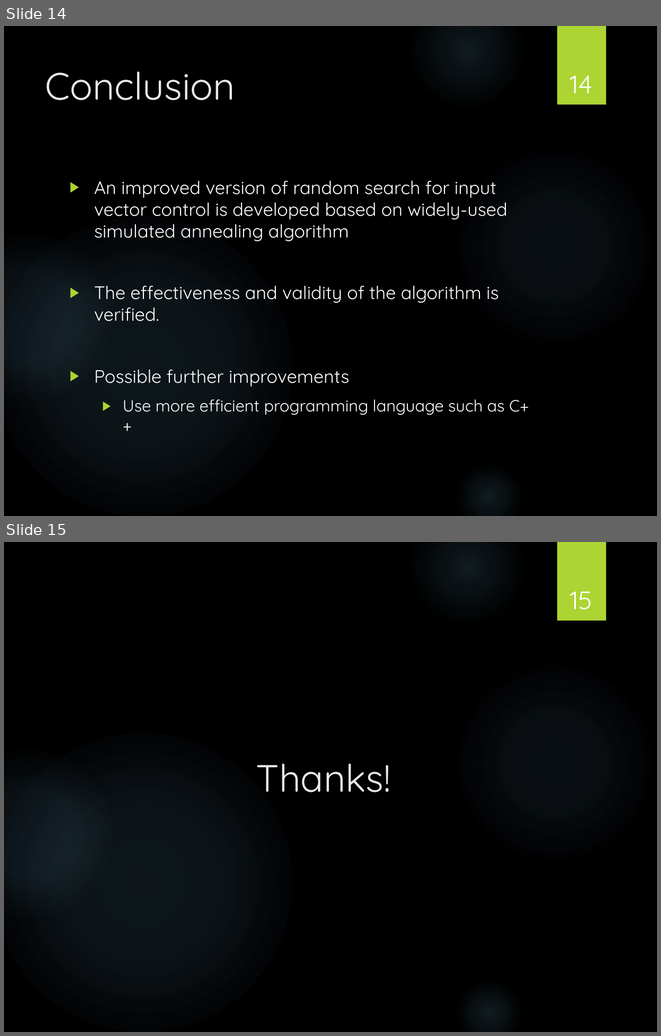
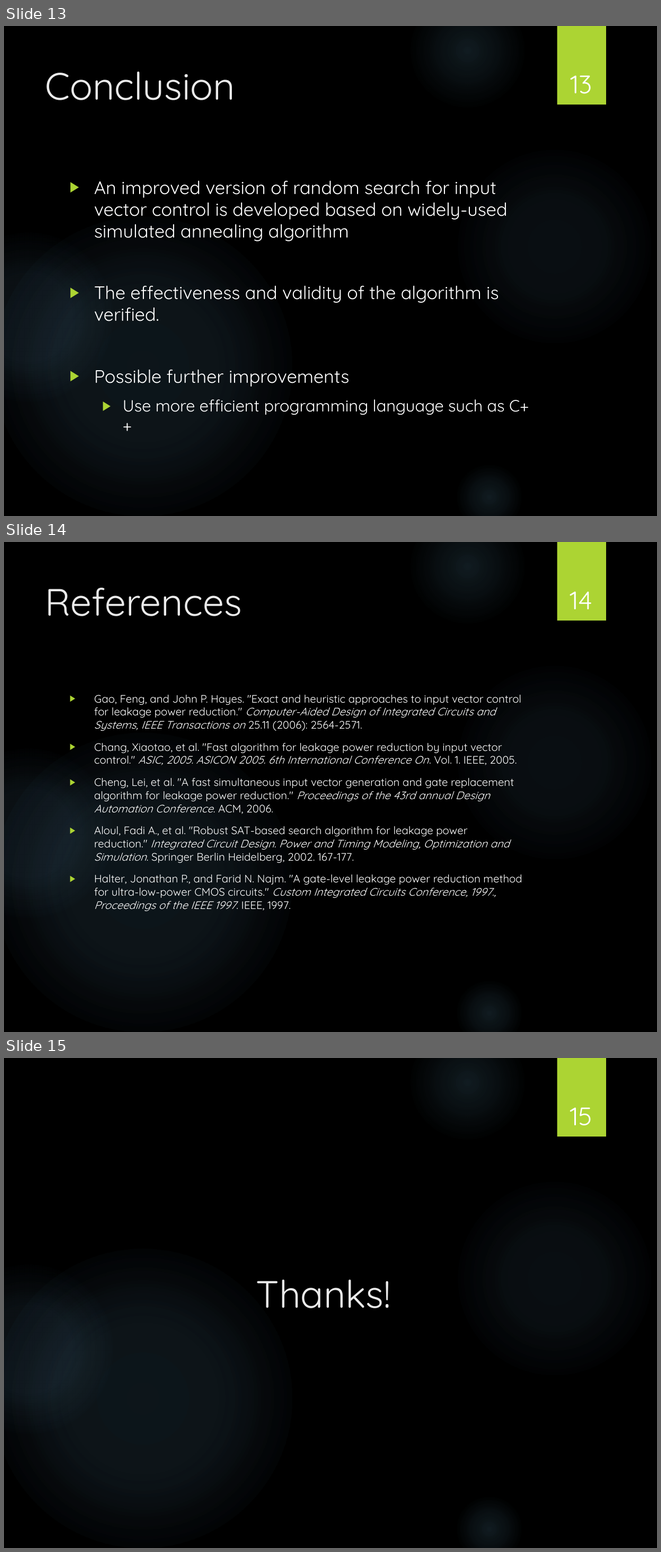
Before and after one commit to caoyuan96421/cmoslm, a slide deck: 6.374_FinalPrj.pptx. Shown one above the other, each under a label of ours: slides 14 and 15 before the commit, slides 13, 14 and 15 after it. The pictures are 661x1036 and 661x1552 pixels, drawn with LibreOffice and Linux fonts; fonts in the diff are those of the drawing; background and template pictures are left out. Boxes give left, top, right and bottom in pixels: in the first picture for what was removed or moved away, otherwise in the second. Text is boxed around its words. In the diff, an @@ line names an element or a change of style, - is before the commit and + after.

```diff
--- a/6.374_FinalPrj.pptx
+++ b/6.374_FinalPrj.pptx
@@ slide 14 added at bbox=[4, 542, 657, 1032], background picture (left out); not listed: 6 template elements that a slide beside it also shows @@
@@ title added at bbox=[45, 588, 242, 616], 42 pt, text #EBEBEB @@
+References
@@ page number added at bbox=[570, 591, 592, 609], 28 pt, text #FFFFFF @@
+14
@@ text added at bbox=[94, 695, 522, 911], 12 pt, text #FFFFFF @@
+▶ Gao, Feng, and John P. Hayes. "Exact and heuristic approaches to input vector control for leakage power reduction." Computer-Aided Design of Integrated Circuits and Systems, IEEE Transactions on 25.11 (2006): 2564-2571.
+▶ Chang, Xiaotao, et al. "Fast algorithm for leakage power reduction by input vector control." ASIC, 2005. ASICON 2005. 6th International Conference On. Vol. 1. IEEE, 2005.
+▶ Cheng, Lei, et al. "A fast simultaneous input vector generation and gate replacement algorithm for leakage power reduction." Proceedings of the 43rd annual Design Automation Conference. ACM, 2006.
+▶ Aloul, Fadi A., et al. "Robust SAT-based search algorithm for leakage power reduction." Integrated Circuit Design. Power and Timing Modeling, Optimization and Simulation. Springer Berlin Heidelberg, 2002. 167-177.
+▶ Halter, Jonathan P., and Farid N. Najm. "A gate-level leakage power reduction method for ultra-low-power CMOS circuits." Custom Integrated Circuits Conference, 1997., Proceedings of the IEEE 1997. IEEE, 1997.
@@ what was slide 14 is now slide 13 @@
@@ page number at bbox=[570, 75, 592, 94]: text changed @@
-14
+13
```
Also in this commit, not shown: 5 slides changed, 1 slide removed, 8 other files.
